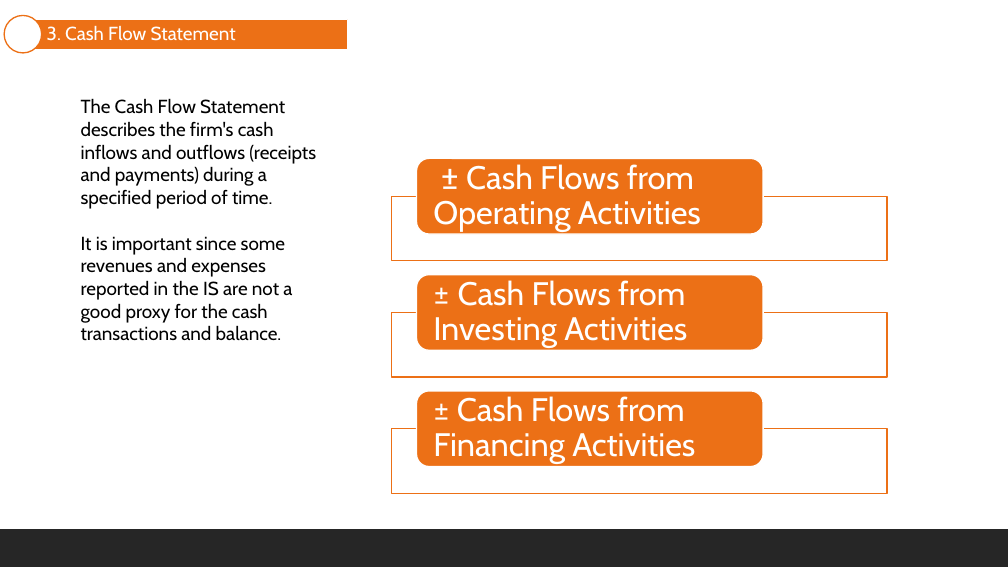
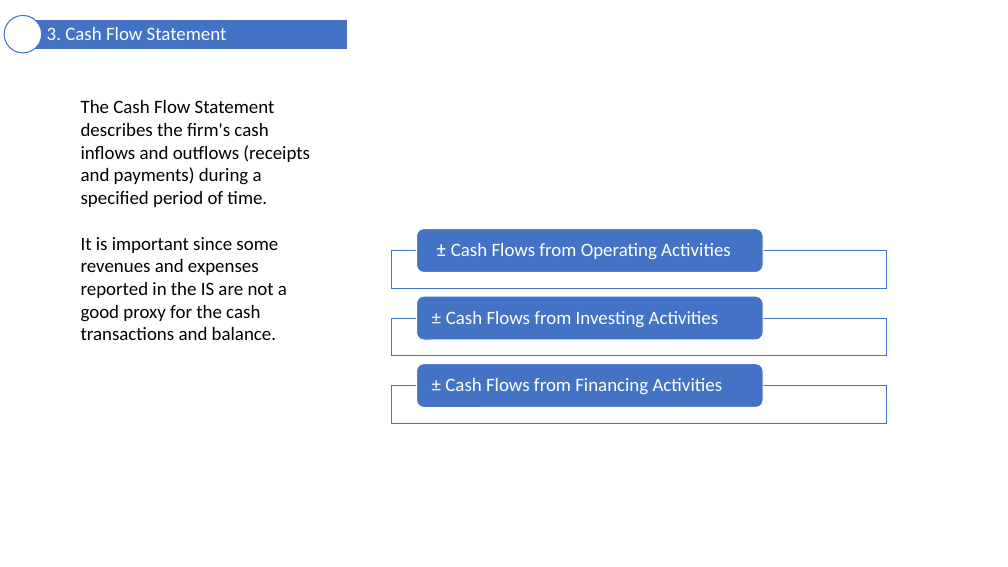
Before and after one commit to mortizm1988/lecture_financial_statements_analysis, a slide deck: slide 26 of topic_1_foundations.pptx. Drawn at 1008x567 pixels with LibreOffice and Linux fonts; fonts in the diff are those of the drawing. Boxes give left, top, right and bottom in pixels: in the first picture for what was removed or moved away, otherwise in the second. Text is boxed around its words. In the diff, an @@ line names an element or a change of style, - is before the commit and + after.

```diff
--- a/topic_1_foundations.pptx
+++ b/topic_1_foundations.pptx
@@ freeform shape "3. Cash Flow Statement" at (23, 19, 348, 49): font Cabin to Calibri; fill #EC7016 to #4472C4; outline #FFFFFF 1.25 pt to #FFFFFF 1 pt @@
@@ text "The Cash Flow Statement describes ..." at (81, 100, 310, 340): font Cabin to Calibri @@
@@ fill #EC7016 to #4472C4; outline #FFFFFF 1.25 pt to #FFFFFF 1 pt in 3 elements at (417, 296, 764, 340), (417, 364, 764, 408), (417, 228, 764, 272) @@
@@ rounded rectangle: place and size @@
-rounded rectangle at (417, 159, 764, 234)
+rounded rectangle at (417, 228, 764, 272)
@@ size 31 to 18 pt, font Cabin to Calibri; less space between paragraphs in 3 elements at (446, 311, 719, 328), (445, 378, 723, 395), (451, 243, 731, 259) @@
@@ text "± Cash Flows from Operating ...": place and size @@
-text "± Cash Flows from Operating ..." at (433, 164, 701, 232)
+text "± Cash Flows from Operating ..." at (451, 243, 731, 259)
@@ rectangle: place and size @@
-rectangle at (392, 197, 887, 261)
+rectangle at (392, 250, 887, 288)
@@ rounded rectangle: place and size @@
-rounded rectangle at (417, 274, 764, 350)
+rounded rectangle at (417, 296, 764, 340)
@@ text "± Cash Flows from Investing ...": place and size @@
-text "± Cash Flows from Investing ..." at (433, 280, 687, 348)
+text "± Cash Flows from Investing ..." at (446, 311, 719, 328)
@@ rectangle: place and size @@
-rectangle at (392, 312, 887, 377)
+rectangle at (392, 318, 887, 356)
@@ outline #EC7016 1.25 pt to #4472C4 1 pt in 4 elements at (5, 15, 42, 53), (392, 318, 887, 356), (392, 250, 887, 288), (392, 386, 887, 423) @@
@@ rectangle: place and size @@
-rectangle at (392, 429, 887, 493)
+rectangle at (392, 386, 887, 423)
@@ rounded rectangle: place and size @@
-rounded rectangle at (417, 391, 764, 467)
+rounded rectangle at (417, 364, 764, 408)
@@ text "± Cash Flows from Financing ...": place and size @@
-text "± Cash Flows from Financing ..." at (433, 396, 695, 464)
+text "± Cash Flows from Financing ..." at (445, 378, 723, 395)
@@ rectangle removed at (0, 529, 1008, 567) @@
```
Also in this commit, not shown: 37 other slides changed, 2 other files.
